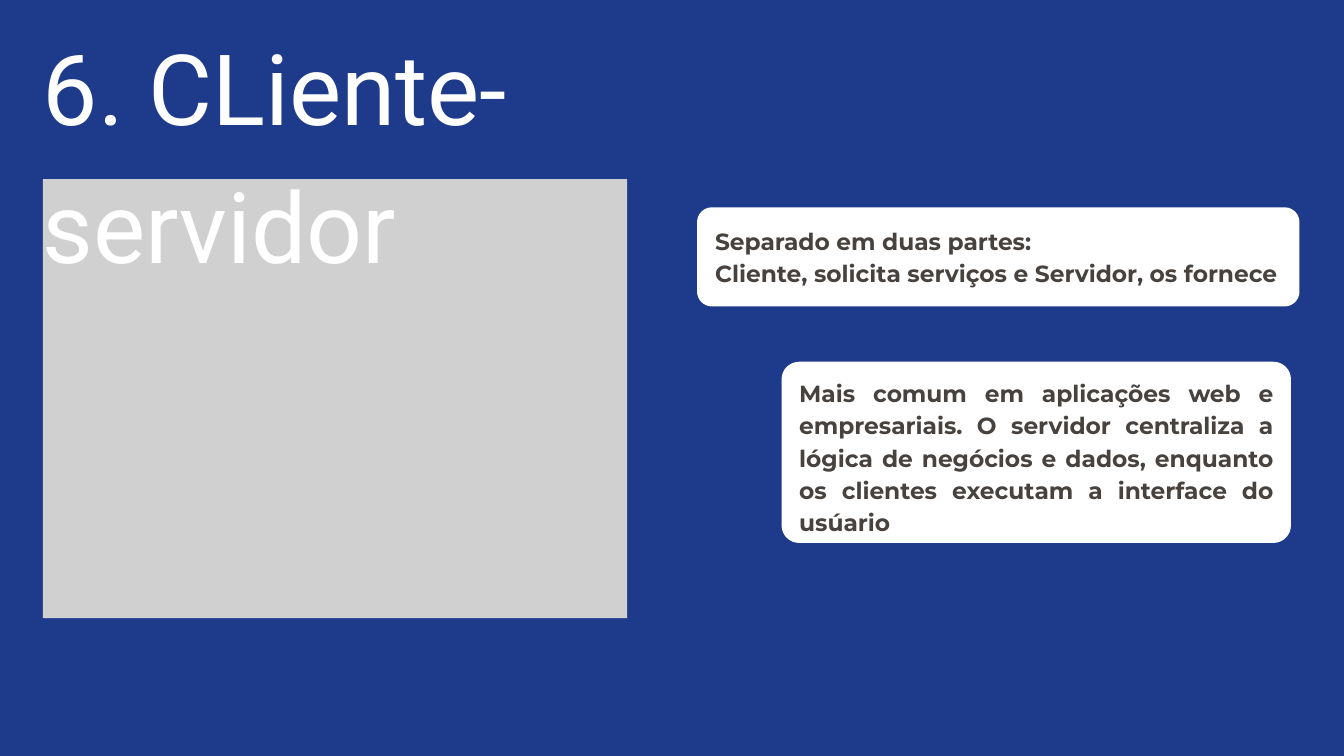
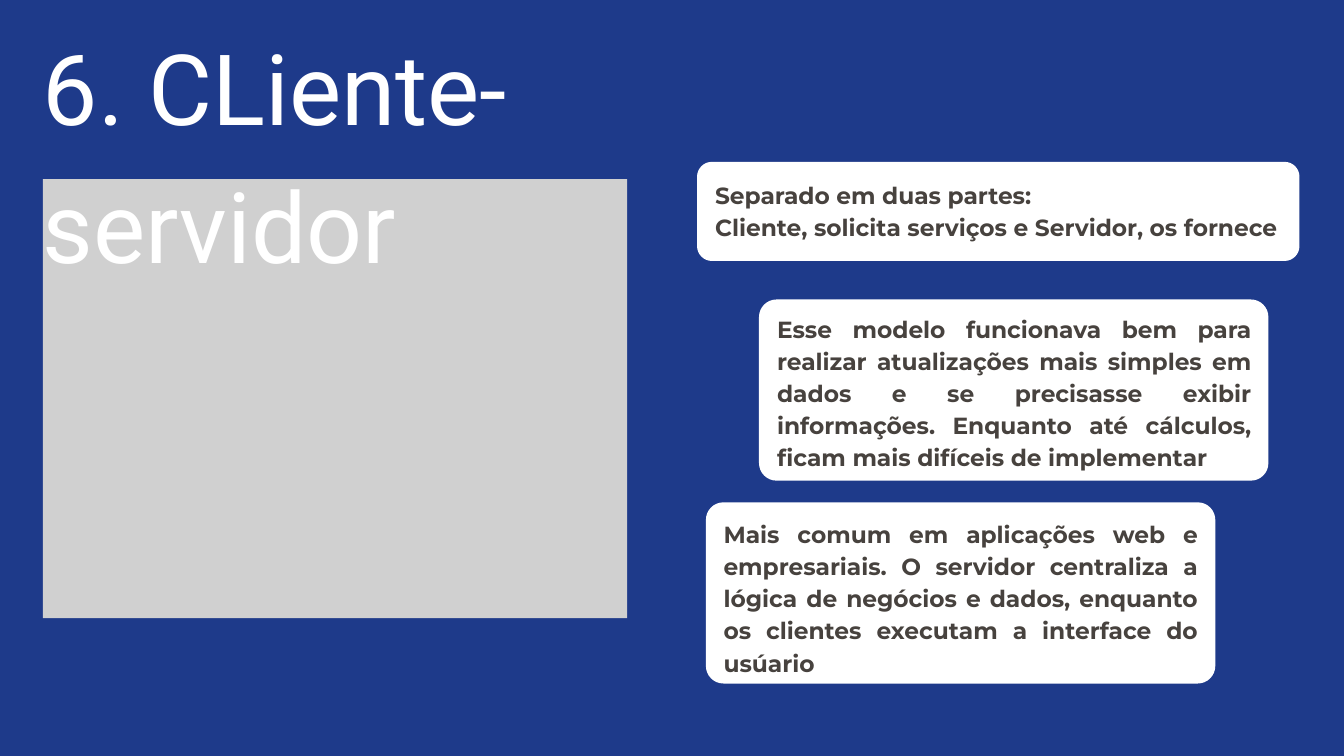
Before and after one commit to Liche008/Eng-Soft2-Grupo2, a slide deck: slide 11 of Apresentacao.pptx. Drawn at 1344x756 pixels with LibreOffice and Linux fonts; fonts in the diff are those of the drawing; grey boxes stand for pictures. Boxes give left, top, right and bottom in pixels: in the first picture for what was removed or moved away, otherwise in the second. Text is boxed around its words. In the diff, an @@ line names an element or a change of style, - is before the commit and + after.

```diff
--- a/Apresentacao.pptx
+++ b/Apresentacao.pptx
@@ freeform shape: place and size @@
-freeform shape at [697,208,1299,306]
+freeform shape at [697,162,1299,261]
@@ text "Separado em duas partes:": place and size @@
-text "Separado em duas partes:" at [715,232,1277,288]
+text "Separado em duas partes:" at [715,186,1277,242]
@@ freeform shape added at [759,300,1268,481], fill #FFFFFF @@
@@ text added at [777,319,1252,471], 25 pt, text #47423E, bold @@
+Esse modelo funcionava bem para realizar atualizações mais simples em dados e se precisasse exibir informações. Enquanto até cálculos, ficam mais difíceis de implementar
@@ freeform shape: place and size @@
-freeform shape at [782,362,1291,543]
+freeform shape at [706,503,1215,684]
@@ text "Mais comum em aplicações web ...": place and size @@
-text "Mais comum em aplicações web ..." at [799,383,1274,531]
+text "Mais comum em aplicações web ..." at [724,524,1198,672]
```
Also in this commit, not shown: 4 other slides changed.
